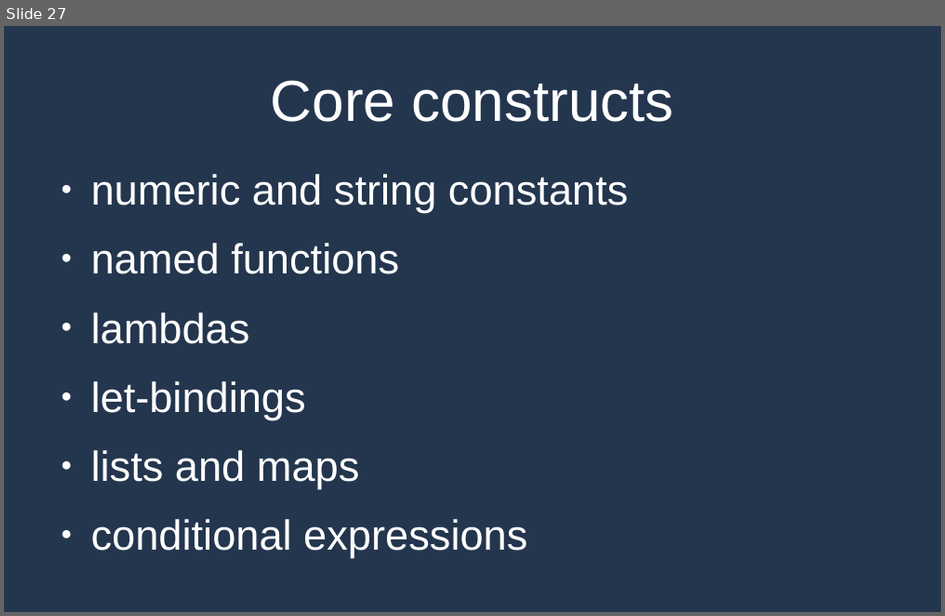
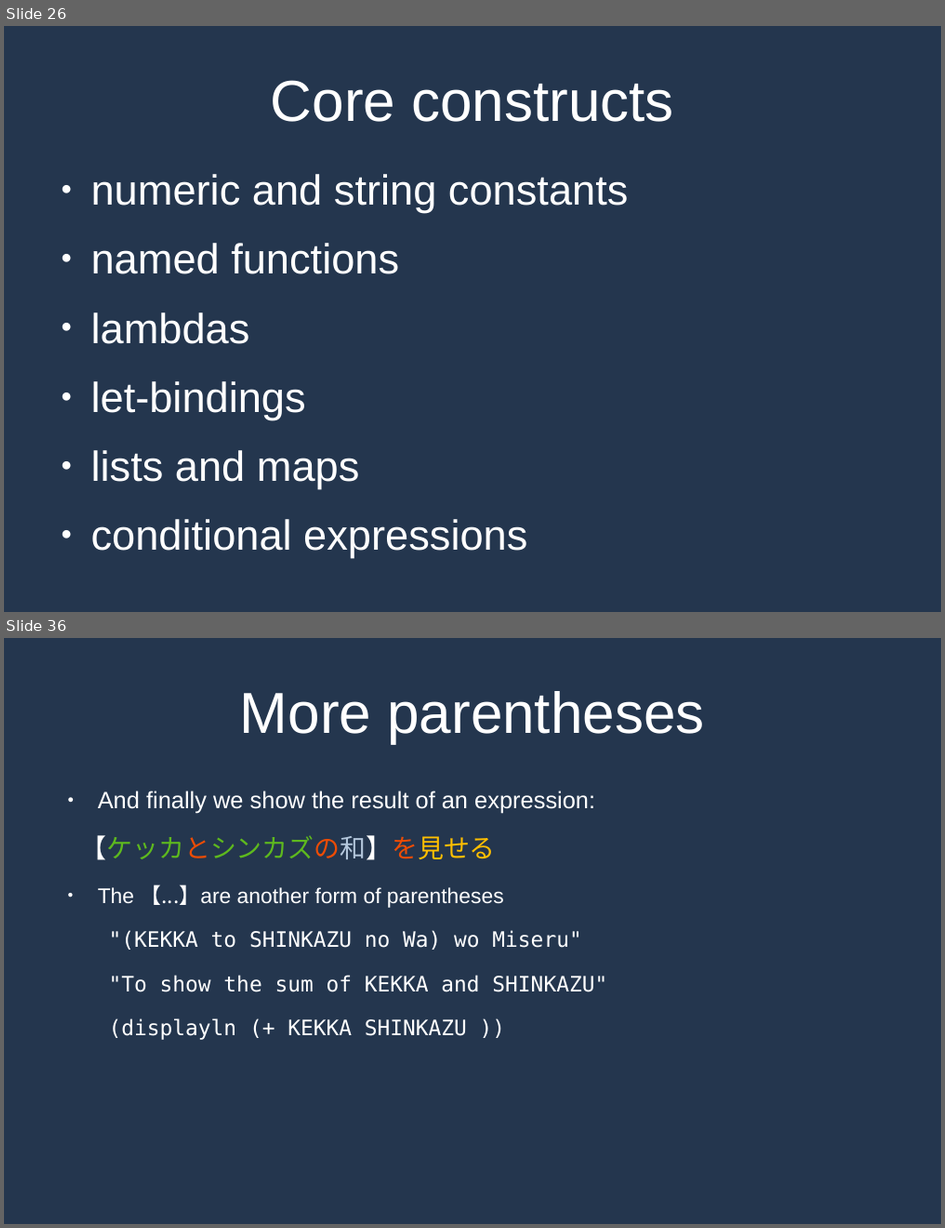
Before and after one commit to MrPicklePinosaur/haku, a slide deck: haku-talk/haku-talk.odp. Shown one above the other, each under a label of ours: slide 27 before the commit, slides 26 and 36 after it; the slides between them are not shown. The pictures are 945x616 and 945x1228 pixels, drawn with LibreOffice and Linux fonts; fonts in the diff are those of the drawing. Boxes give left, top, right and bottom in pixels: in the first picture for what was removed or moved away, otherwise in the second. Text is boxed around its words. In the diff, an @@ line names an element or a change of style, - is before the commit and + after.

```diff
--- a/haku-talk/haku-talk.odp
+++ b/haku-talk/haku-talk.odp
@@ slide 36 added at bbox=[4, 638, 941, 1224], background #24364E @@
@@ title added at bbox=[240, 691, 704, 743], 48.9 pt, text #FFFFFF @@
+More parentheses
@@ text added at bbox=[81, 791, 608, 1040], 18 pt, text #FFFFFF @@
+● And finally we show the result of an expression:
+【ケッカとシンカズの和】を見せる
+● The 【...】are another form of parentheses
+"(KEKKA to SHINKAZU no Wa) wo Miseru"
+"To show the sum of KEKKA and SHINKAZU"
+(displayln (+ KEKKA SHINKAZU ))
@@ what was slide 27 is now slide 26 @@
```
Also in this commit, not shown: 3 slides changed, 12 other slides added, 1 slide removed, 2 other files.
